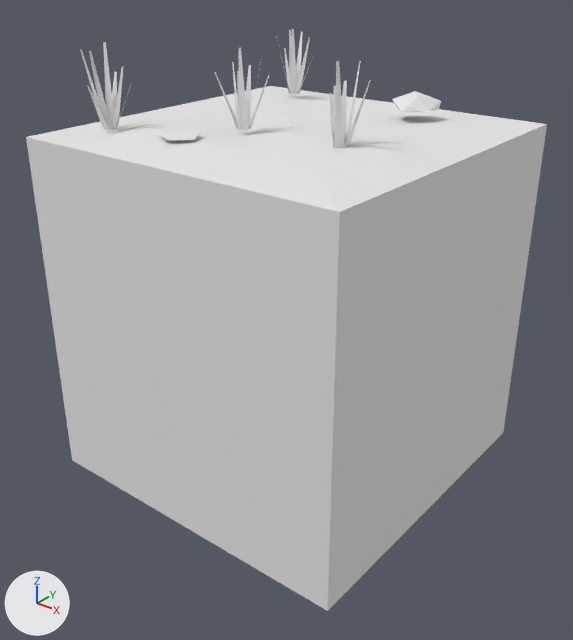
The FBX model Assets/Tiles/Blend/Blend Snow Dry 4.fbx: old version first, new version second.
Both versions are drawn from a 50 mm lens placed at (2.66, -3.39, 2.0), pointed at (0.05, -0.13, -0.02). Arrows for +X, +Y and +Z are at lower left; the lights stay in place. The picture after the commit comes second. Where no turn or scale is listed for an object, it has been applied to the vertices. Vertices at exactly the same position are counted once.

The first picture shows 'Blend Snow Dry 4'.
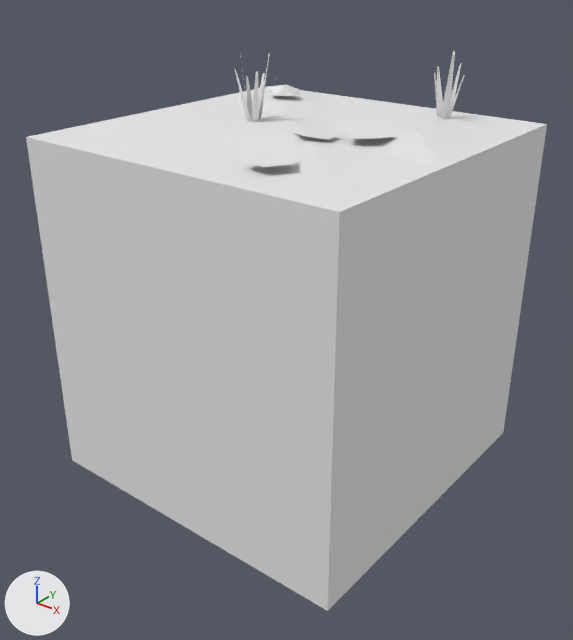
Diff of the bpy script that builds the scene:
```diff
--- a/Assets/Tiles/Blend/Blend Snow Dry 4.fbx.py
+++ b/Assets/Tiles/Blend/Blend Snow Dry 4.fbx.py
@@ me_blend_snow_dry_4 @@
 # used by ob_blend_snow_dry_4; location = (0.0, 0.0, 0.0)
-me_blend_snow_dry_4.from_pydata(...)  # 177 vertices, 112 faces; spans x -1.0..1.0, y -1.0..1.0, z -1.0..1.5
+me_blend_snow_dry_4.from_pydata(...)  # 131 vertices, 100 faces; spans x -1.0..1.0, y -1.0..1.0, z -1.0..1.45
+# me_blend_snow_dry_4 part 1: the loose piece of 5 vertices spanning x -0.34..-0.14, y -0.72..-0.52, z 1.09..1.11 is copied, and the copy is turned -104.6 degrees about the z axis through its middle and scaled by 1.16, then moved by (0.73, 0.59, 0.0); it spans x 0.37..0.6, y -0.14..0.1, z 1.09..1.11
+# me_blend_snow_dry_4 part 2: the loose piece of 5 vertices spanning x -0.34..-0.14, y -0.72..-0.52, z 1.09..1.11 is copied, and the copy is turned -159.5 degrees about the z axis through its middle and scaled by 1.08, then moved by (0.5, 0.45, 0.0); it spans x 0.16..0.38, y -0.29..-0.07, z 1.09..1.11
+# me_blend_snow_dry_4 part 3: 29 loose pieces with 124 vertices, spanning x -0.79..0.65, y -0.83..0.81, z 1.09..1.5, are deleted
+# me_blend_snow_dry_4 part 4
+# 16 vertices are removed from x -0.65..0.63, y -0.64..0.6, z 1.06..1.1
+# 48 faces are deleted
+# 84 vertices are added at x -0.61..0.65, y -0.65..0.76, z 1.05..1.45
+# 82 new faces join them
+# other edits to the shape of me_blend_snow_dry_4 do not show in these pictures
 me_blend_snow_dry_4.materials.append(mat_tileworld_tiles)
```

Where the change shows, as pixel boxes (x1, y1, x2, y2) in the pictures (573 x 640 px):
'Blend Snow Dry 4', reshaped
    before: (26, 29, 547, 611)
    after: (26, 51, 547, 611)
part 1 of me_blend_snow_dry_4, added
    after: (350, 131, 396, 139)
part 2 of me_blend_snow_dry_4, added
    after: (297, 130, 339, 140)
part 3 of me_blend_snow_dry_4, deleted
    before: (80, 29, 441, 148)
part 4 of me_blend_snow_dry_4, reshaped
    before: (74, 86, 516, 212)
    after: (74, 51, 516, 212)
